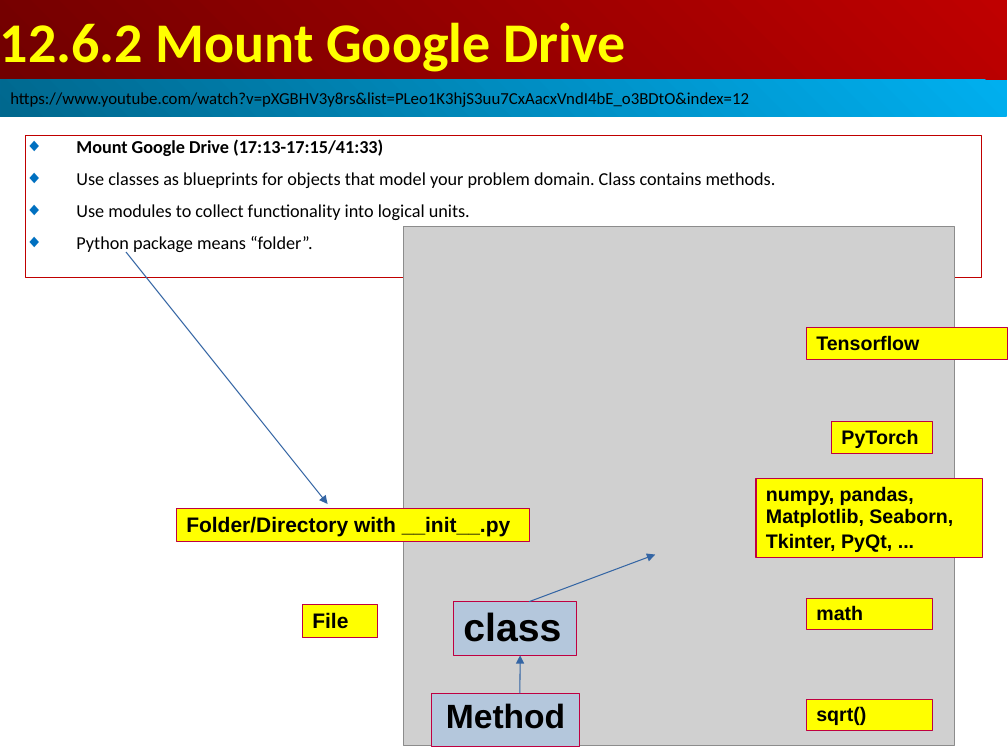
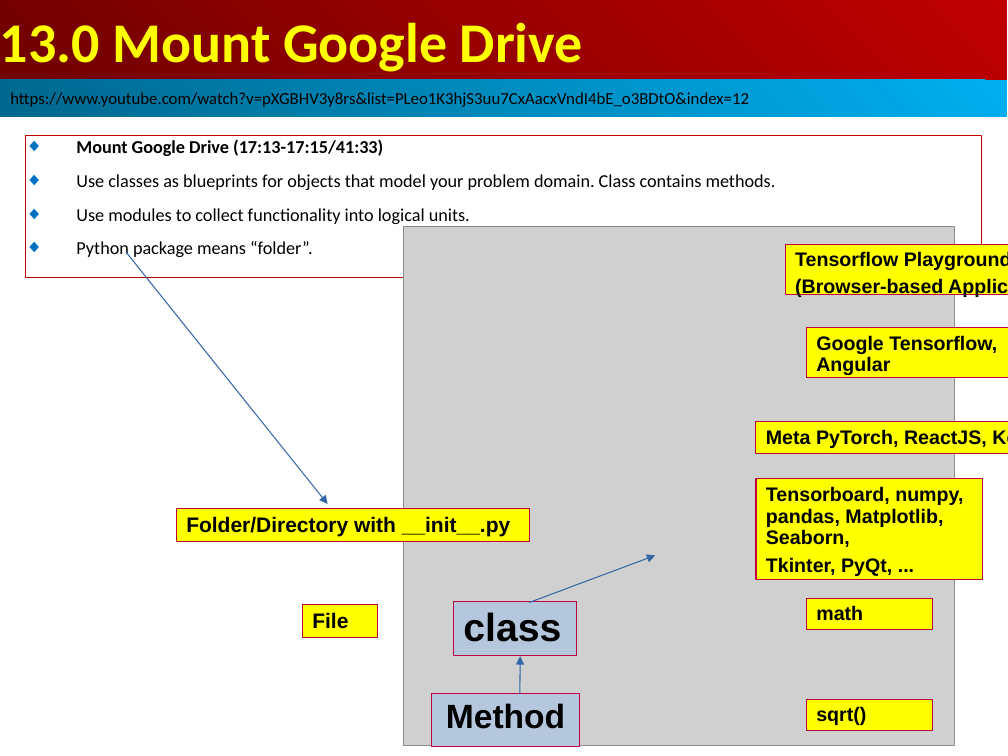
Before and after one commit to peterhchen/AIU_CS512_DL, a slide deck: slide 6 of 000_Lecture_Project/week04/01_Lecture/13.00_w03_review.ppt. Drawn at 1008x756 pixels with LibreOffice and Linux fonts; fonts in the diff are those of the drawing; grey boxes stand for pictures. Boxes give left, top, right and bottom in pixels: in the first picture for what was removed or moved away, otherwise in the second. Text is boxed around its words. In the diff, an @@ line names an element or a change of style, - is before the commit and + after.

```diff
--- a/000_Lecture_Project/week04/01_Lecture/13.00_w03_review.ppt
+++ b/000_Lecture_Project/week04/01_Lecture/13.00_w03_review.ppt
@@ text in rectangle at <box>0,22,583,72</box>: text changed @@
-12.6.2 Mount Google Drive
+13.0 Mount Google Drive
@@ rectangle "Mount Google Drive (17:13-17:15/41:33)" at <box>25,136,982,277</box>: more space between paragraphs @@
@@ rectangle added at <box>785,244,1008,294</box>, fill #FFFF00, outline #BF0041 0.74 pt, 14 pt, text #000000, bold @@
+Tensorflow Playground
+(Browser-based Application)
@@ rectangle "Google Tensorflow, Angular": place and size @@
-rectangle "Google Tensorflow, Angular" at <box>806,328,1008,359</box>
+rectangle "Google Tensorflow, Angular" at <box>806,328,1008,378</box>
@@ text in rectangle at <box>816,335,997,375</box>: text changed @@
-Tensorflow
+Google Tensorflow, Angular
@@ rectangle added at <box>756,422,1008,454</box>, fill #FFFF00, outline #BF0041 0.74 pt, 14 pt, text #000000, bold @@
+Meta PyTorch, ReactJS, Keras
@@ rectangle removed at <box>832,422,932,454</box> @@
-PyTorch
@@ rectangle "Tensorboard, numpy, pandas, Matplotlib, Seaborn,": place and size @@
-rectangle "Tensorboard, numpy, pandas, Matplotlib, Seaborn," at <box>756,479,983,557</box>
+rectangle "Tensorboard, numpy, pandas, Matplotlib, Seaborn," at <box>756,479,983,580</box>
@@ text in rectangle at <box>766,486,963,547</box>: text changed @@
-numpy, pandas, Matplotlib, Seaborn,
+Tensorboard, numpy, pandas, Matplotlib, Seaborn,
@@ text in rectangle at <box>766,557,892,576</box>: more space between paragraphs @@
```
Also in this commit, not shown: 6 other slides changed.
